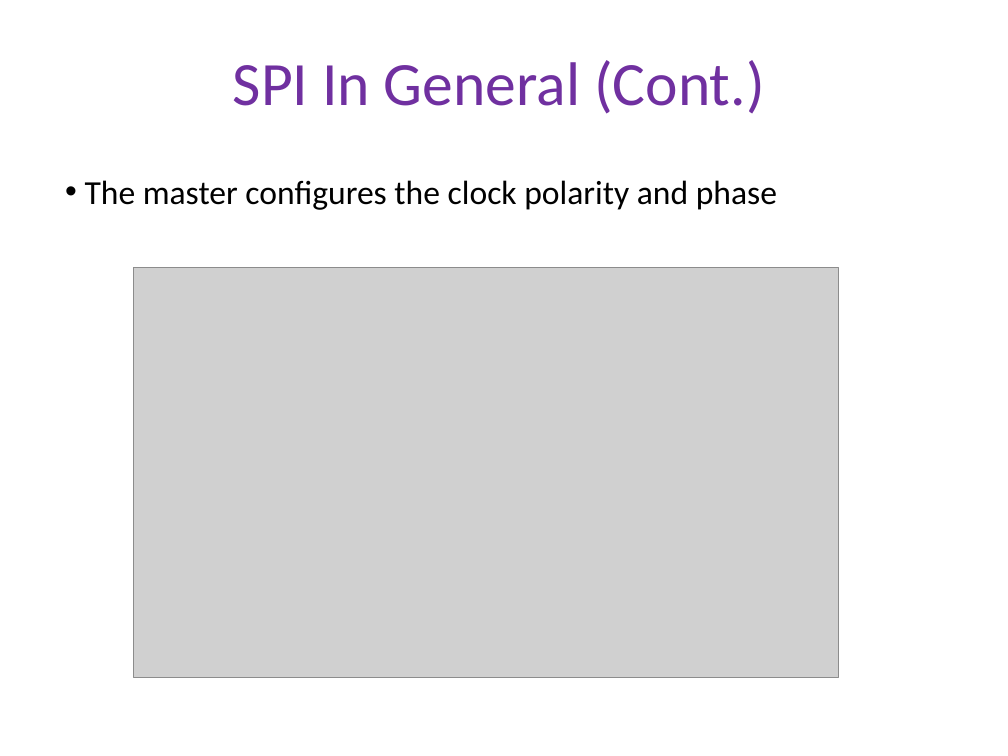
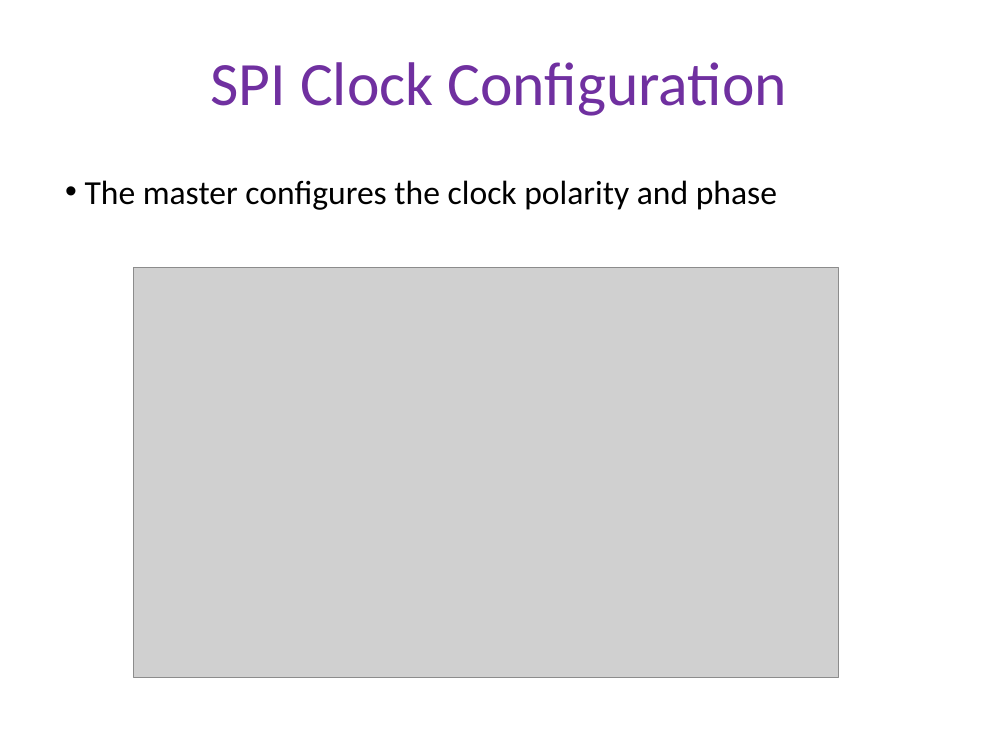
Before and after one commit to dengqingyong/vlsi-spi, a slide deck: slide 5 of Presentations/Final_Presentation/spi_final_presentation.pptx. Drawn at 1008x756 pixels with LibreOffice and Linux fonts; fonts in the diff are those of the drawing; grey boxes stand for pictures; background and template pictures are left out. Boxes give left, top, right and bottom in pixels: in the first picture for what was removed or moved away, otherwise in the second. Text is boxed around its words. In the diff, an @@ line names an element or a change of style, - is before the commit and + after.

```diff
--- a/Presentations/Final_Presentation/spi_final_presentation.pptx
+++ b/Presentations/Final_Presentation/spi_final_presentation.pptx
@@ title at bbox=[211, 62, 786, 116]: text changed @@
-SPI In General (Cont.)
+SPI Clock Configuration
```
Also in this commit, not shown: 15 other slides changed, 9 slides added, 1 slide removed, 1 other file.
